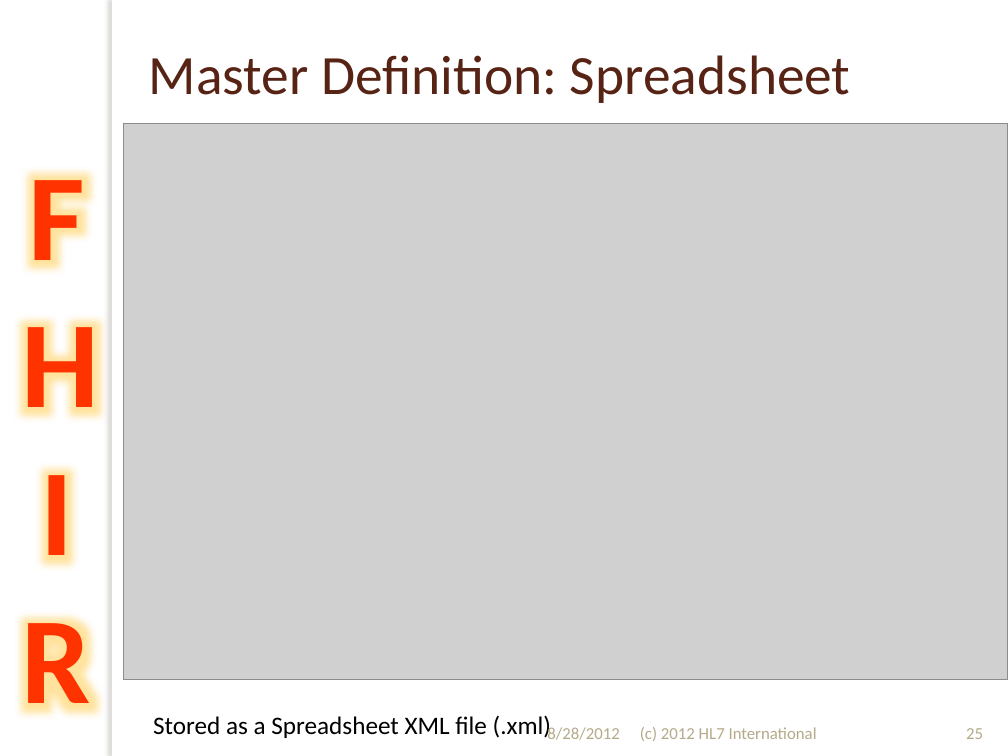
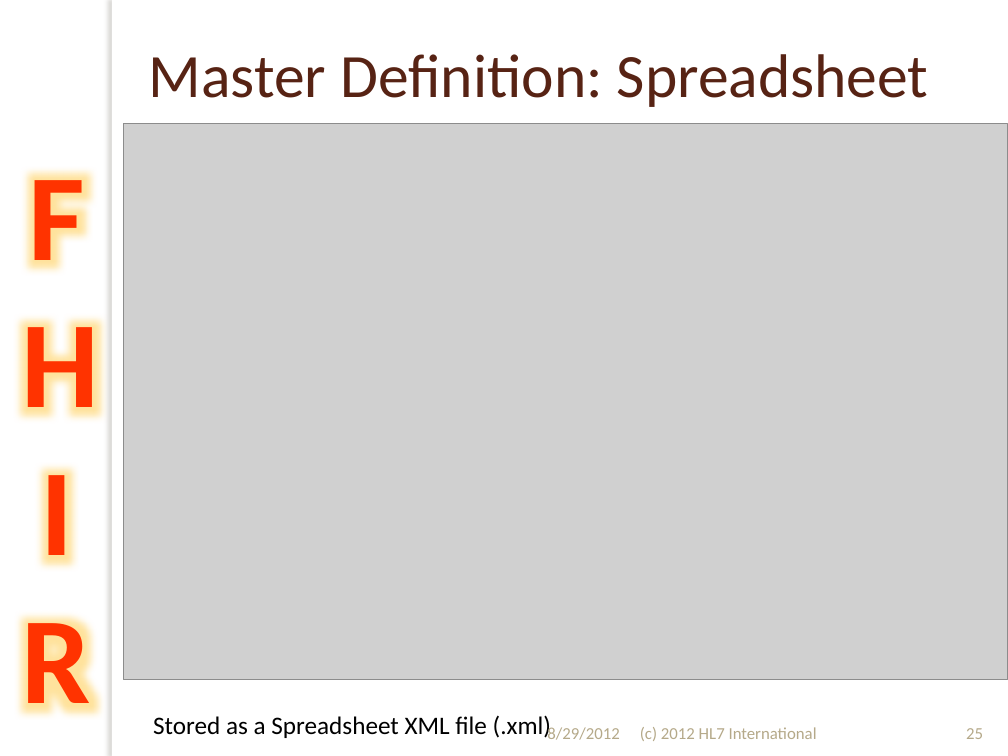
Before and after one commit to vista-novo/fhir, a slide deck: slide 25 of presentations/2012-Sept/201209 WGM Hands on with FHIR.pptx. Drawn at 1008x756 pixels with LibreOffice and Linux fonts; fonts in the diff are those of the drawing; grey boxes stand for pictures; background and template pictures are left out. Boxes give left, top, right and bottom in pixels: in the first picture for what was removed or moved away, otherwise in the second. Text is boxed around its words. In the diff, an @@ line names an element or a change of style, - is before the commit and + after.

```diff
--- a/presentations/2012-Sept/201209 WGM Hands on with FHIR.pptx
+++ b/presentations/2012-Sept/201209 WGM Hands on with FHIR.pptx
@@ title "Master Definition: Spreadsheet" at (x1=149, y1=54, x2=929, y2=107): size 39.6 to 44 pt @@
@@ text at (x1=547, y1=725, x2=619, y2=740): text changed @@
-8/28/2012
+8/29/2012
```
Also in this commit, not shown: 42 other slides changed.
